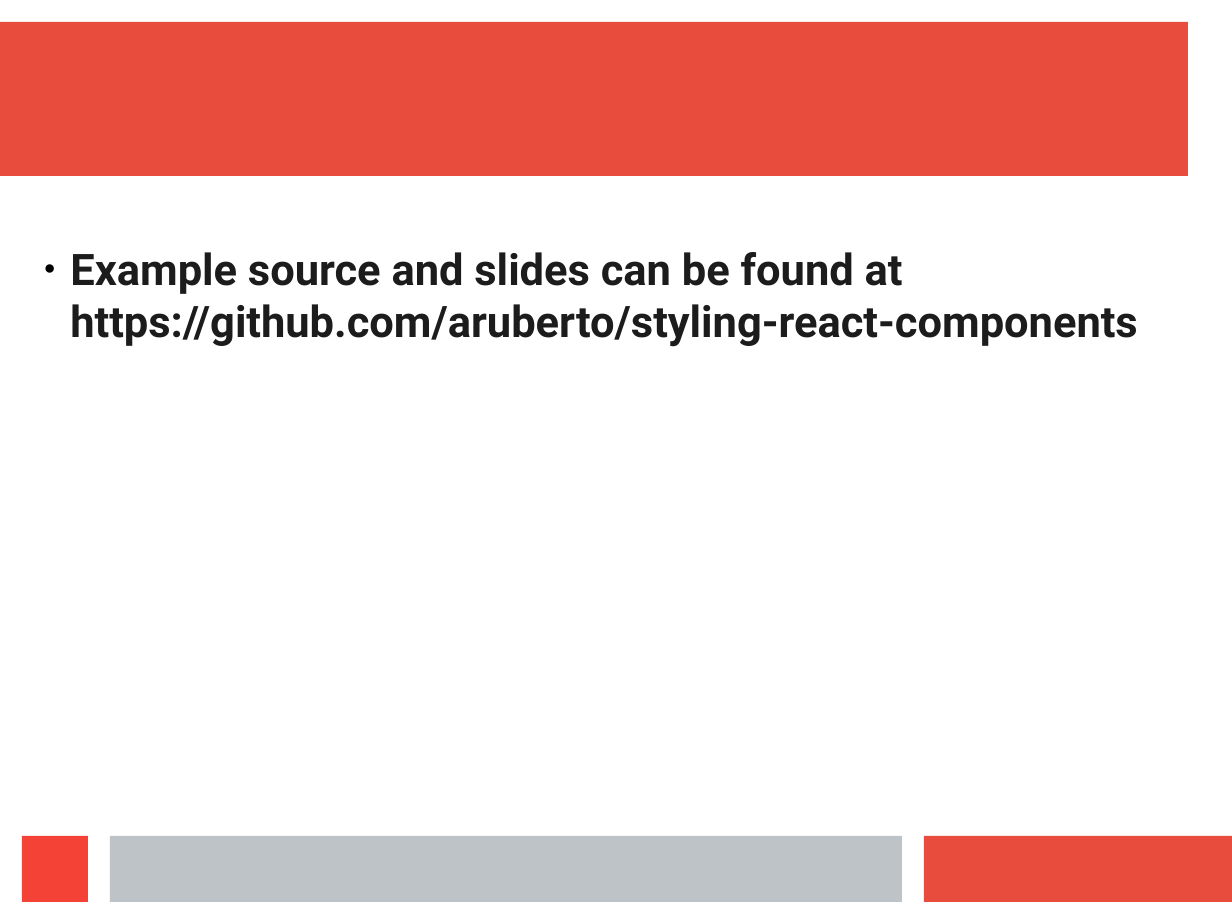
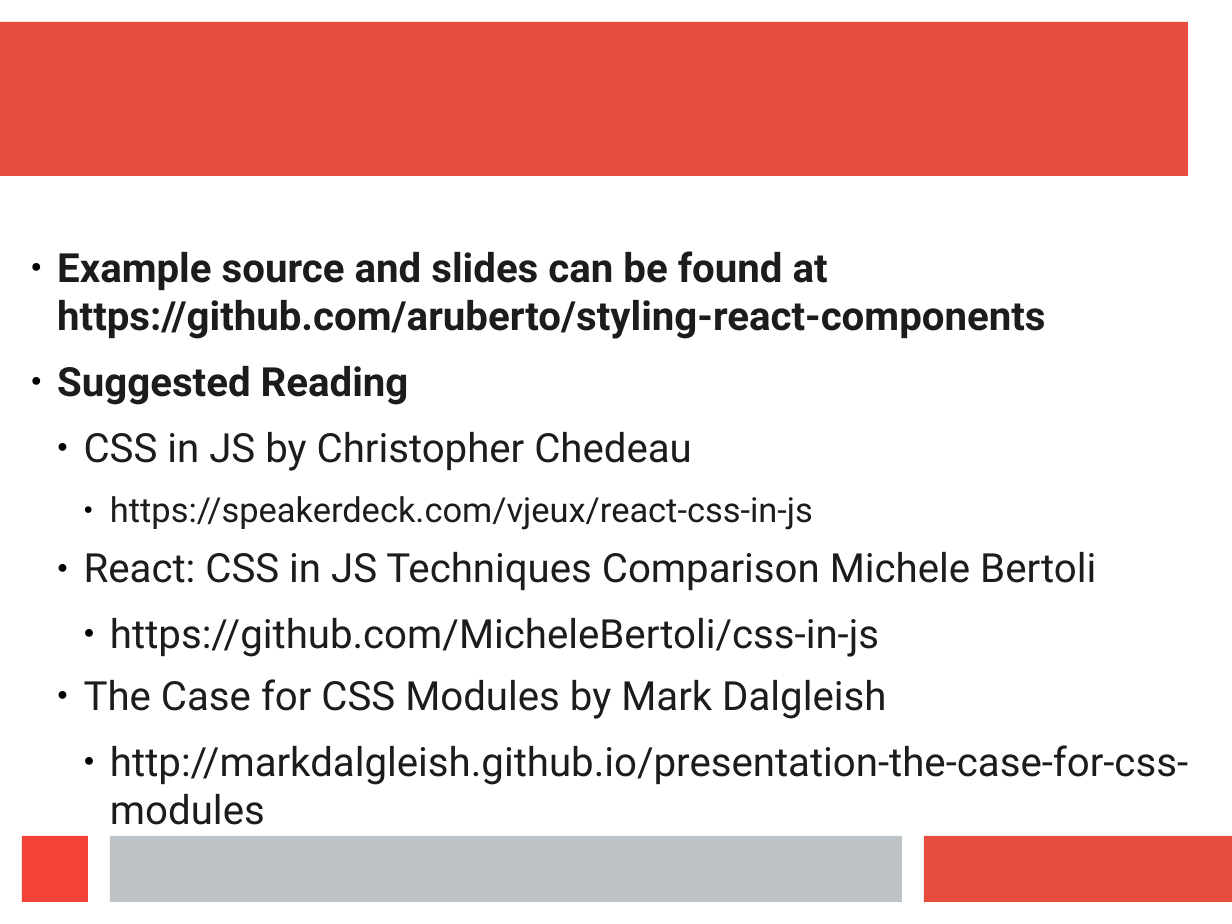
Before and after one commit to aruberto/styling-javascript-components, a slide deck: slide 28 of styling_react_components.odp. Drawn at 1232x924 pixels with LibreOffice and Linux fonts; fonts in the diff are those of the drawing. Boxes give left, top, right and bottom in pixels: in the first picture for what was removed or moved away, otherwise in the second. Text is boxed around its words. In the diff, an @@ line names an element or a change of style, - is before the commit and + after.

Commit message:
update slides

```diff
--- a/styling_react_components.odp
+++ b/styling_react_components.odp
@@ text "Example source and slides can ...": place and size @@
-text "Example source and slides can ..." at bbox=[70, 252, 1137, 347]
+text "Example source and slides can ..." at bbox=[57, 251, 1188, 825]
@@ text at bbox=[57, 251, 1045, 339]: size 28 to 25.9 pt in "Example source and slides can be found ..." @@
@@ text at bbox=[57, 366, 1188, 825]: paragraphs added @@
+● Suggested Reading
+  ● CSS in JS by Christopher Chedeau
+    ● https://speakerdeck.com/vjeux/react-css-in-js
+  ● React: CSS in JS Techniques Comparison Michele Bertoli
+    ● https://github.com/MicheleBertoli/css-in-js
+  ● The Case for CSS Modules by Mark Dalgleish
+    ● http://markdalgleish.github.io/presentation-the-case-for-css-modules
```
Also in this commit, not shown: 1 other slide changed.
